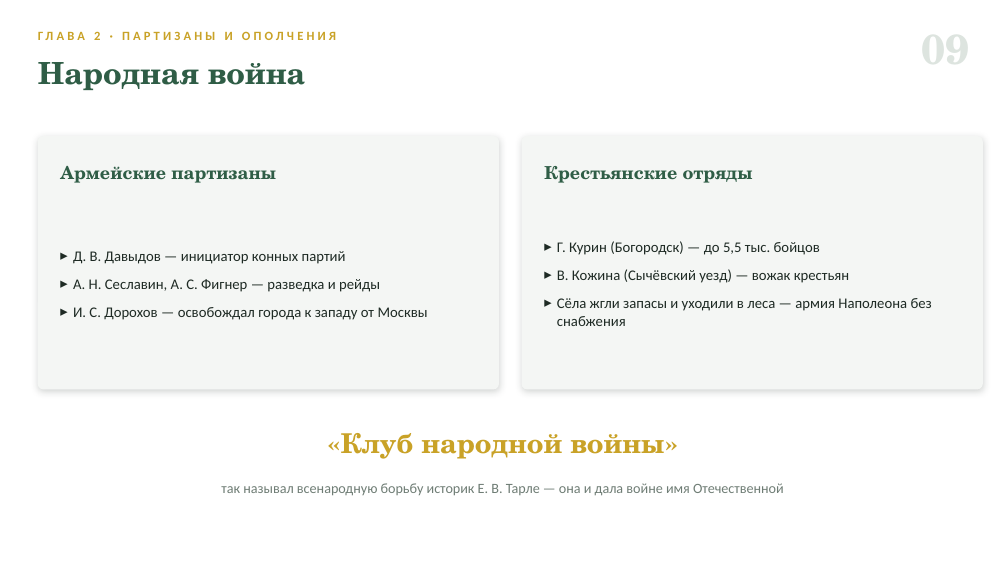
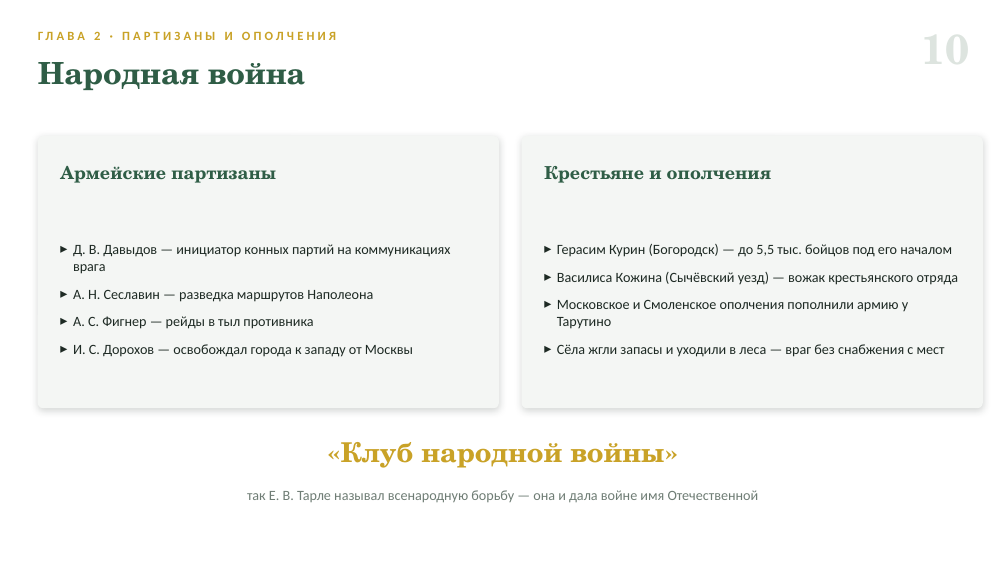
Before and after one commit to artomrek3030-Jumangi/war-1812-quiz, a slide deck: slide 11 of presentation.pptx (slide 10 before the commit). Drawn at 1008x567 pixels with LibreOffice and Linux fonts; fonts in the diff are those of the drawing. Boxes give left, top, right and bottom in pixels: in the first picture for what was removed or moved away, otherwise in the second. Text is boxed around its words. In the diff, an @@ line names an element or a change of style, - is before the commit and + after.

```diff
--- a/presentation.pptx
+++ b/presentation.pptx
@@ rounded rectangle: place and size @@
-rounded rectangle at bbox=[38, 136, 499, 389]
+rounded rectangle at bbox=[38, 136, 499, 408]
@@ rounded rectangle at bbox=[38, 136, 499, 408]: proportions changed @@
@@ rounded rectangle at bbox=[522, 136, 983, 408]: proportions changed @@
@@ rounded rectangle: place and size @@
-rounded rectangle at bbox=[522, 136, 983, 389]
+rounded rectangle at bbox=[522, 136, 983, 408]
@@ text at bbox=[544, 166, 771, 183]: text changed @@
-Крестьянские отряды
+Крестьяне и ополчения
@@ text at bbox=[73, 244, 451, 329]: text changed; size 14 to 13.5 pt @@
-▸ Д. В. Давыдов — инициатор конных партий
-▸ А. Н. Сеславин, А. С. Фигнер — разведка и рейды
+▸ Д. В. Давыдов — инициатор конных партий на коммуникациях врага
+▸ А. Н. Сеславин — разведка маршрутов Наполеона
+▸ А. С. Фигнер — рейды в тыл противника
@@ text at bbox=[557, 244, 959, 357]: text changed; size 14 to 13.5 pt @@
-▸ Г. Курин (Богородск) — до 5,5 тыс. бойцов
-▸ В. Кожина (Сычёвский уезд) — вожак крестьян
-▸ Сёла жгли запасы и уходили в леса — армия Наполеона без снабжения
+▸ Герасим Курин (Богородск) — до 5,5 тыс. бойцов под его началом
+▸ Василиса Кожина (Сычёвский уезд) — вожак крестьянского отряда
+▸ Московское и Смоленское ополчения пополнили армию у Тарутино
+▸ Сёла жгли запасы и уходили в леса — враг без снабжения с мест
@@ text at bbox=[73, 344, 413, 357]: size 14 to 13.5 pt in "И. С. Дорохов — освобождал города к ..." @@
@@ text "«Клуб народной войны»": place and size @@
-text "«Клуб народной войны»" at bbox=[341, 433, 664, 459]
+text "«Клуб народной войны»" at bbox=[341, 442, 664, 468]
@@ text at bbox=[247, 490, 759, 503]: text changed @@
-так называл всенародную борьбу историк Е. В. Тарле — она и дала войне имя Отечественной
+так Е. В. Тарле называл всенародную борьбу — она и дала войне имя Отечественной
```
Also in this commit, not shown: 9 other slides changed, 3 slides added, 2 slides removed.
